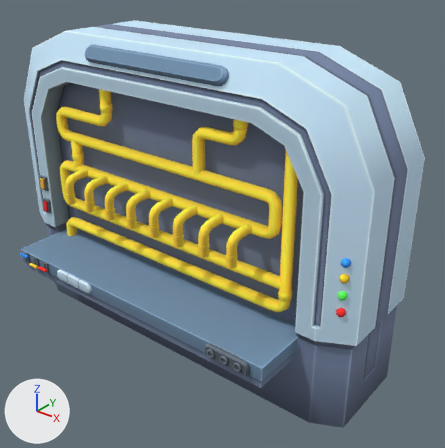
The glTF model Lab/models/obj_station.gltf, before and after one commit.
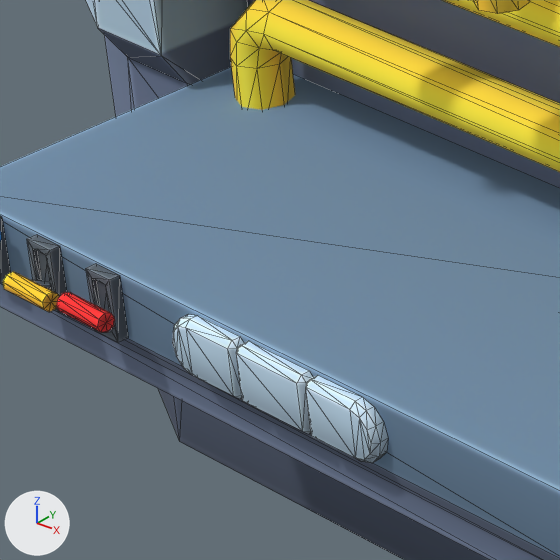
Each version appears first whole from a 50 mm lens placed at (6.69, -0.08, 6.76), pointed at (0.99, 7.05, 2.35), and next in a close-up on the part from 6% to 27% of the width and 49% to 69% of the height. Arrows for +X, +Y and +Z are at lower left; the lights stay in place. The close-ups show mesh edges as thin lines. Objects named as collision shapes, trigger or cutter boxes, shadow casters or lower levels of detail are left out. Vertices at the same position are counted once.

Script lines for the objects in view, before the commit:
```python
me_obj_station = bpy.data.meshes.new('obj_station')
me_obj_station.from_pydata(...)  # 1917 vertices, 3424 faces; spans x -3.26..3.81, y 5.28..8.0, z 0.0..5.21
# faces by material slot: [944, 184, 1016, 1280]
me_obj_station.materials.append(mat_obj_station02)
me_obj_station.materials.append(mat_obj_station01)
me_obj_station.materials.append(mat_obj_wall01)
me_obj_station.materials.append(mat_obj_wall07)
ob_obj_station = bpy.data.objects.new('obj_station', me_obj_station)
ob_obj_station.location = (0.0, 0.0, 0.0)
```
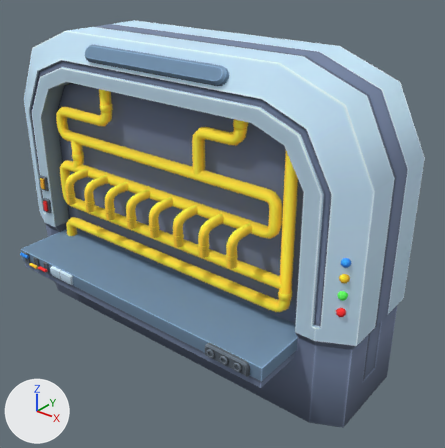
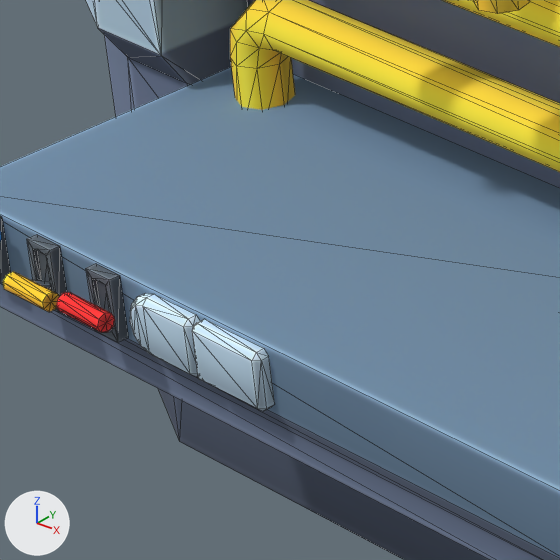
The change, as a list of edits to the scene's bpy script:
```text
Change me_obj_station:
    used by ob_obj_station; location = (0.0, 0.0, 0.0)
    remove me_obj_station.from_pydata(...)  # 1917 vertices, 3424 faces; spans x -3.26..3.81, y 5.28..8.0, z 0.0..5.21
    add me_obj_station.from_pydata(...)  # 1890 vertices, 3377 faces; spans x -3.26..3.81, y 5.28..8.0, z 0.0..5.21
    me_obj_station part 1
    69 vertices are removed from x -1.35..-0.46, y 5.35..5.4, z 1.23..1.42
    124 faces are deleted
    5 vertices move from x -1.26..-1.25, y 5.35..5.4, z 1.23..1.42 to x -1.45..-1.26, y 5.35..5.4, z 1.23..1.42
    42 vertices are added at x -1.54..-0.95, y 5.35..5.4, z 1.23..1.42
    77 new faces join them, mat_obj_station02
```

Where the change shows, as pixel boxes [x1, y1, x2, y2] in the close-ups (560 x 560 px):
part 1 of me_obj_station, cut back
    before: [173, 315, 388, 463]
    after: [130, 293, 275, 411]
